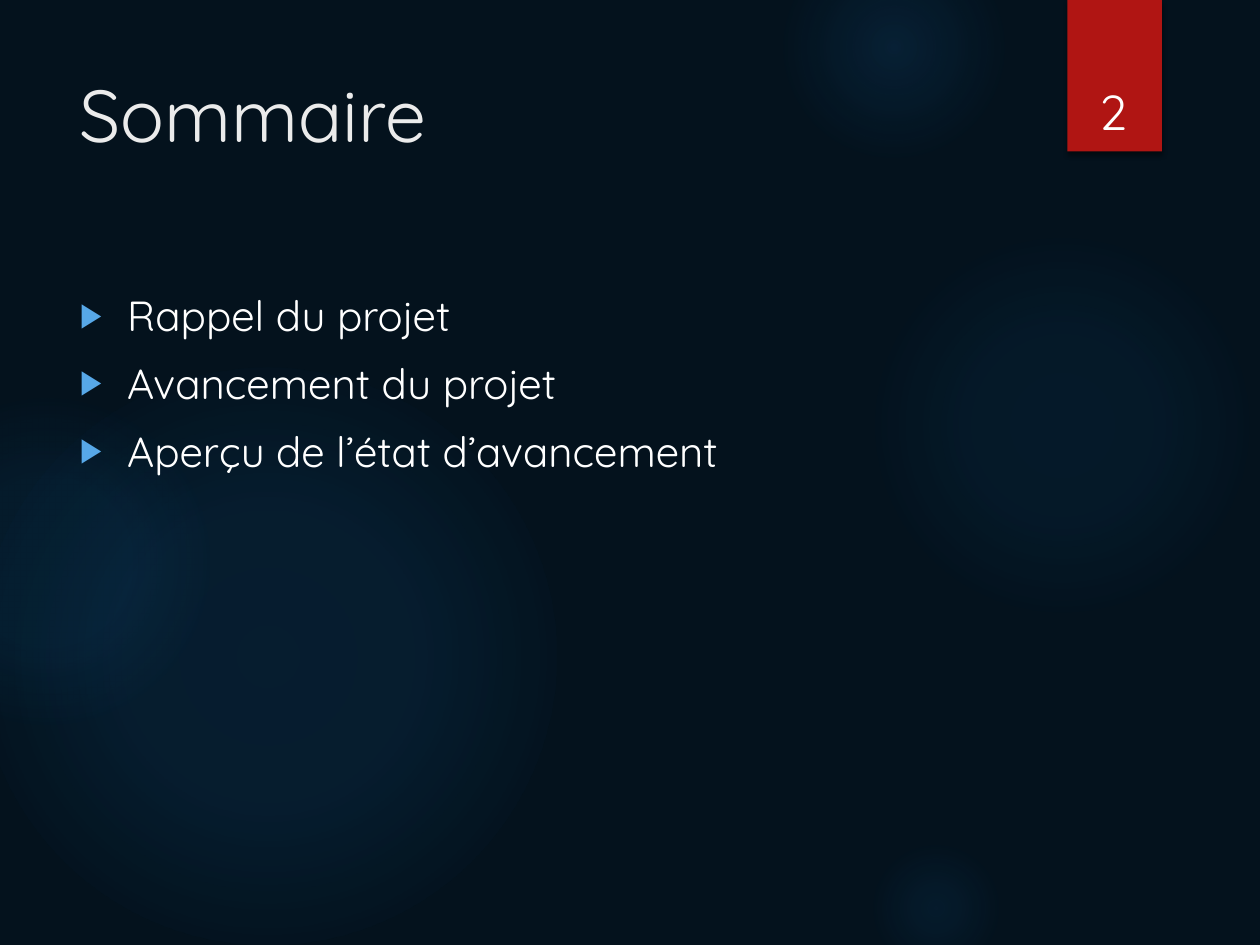
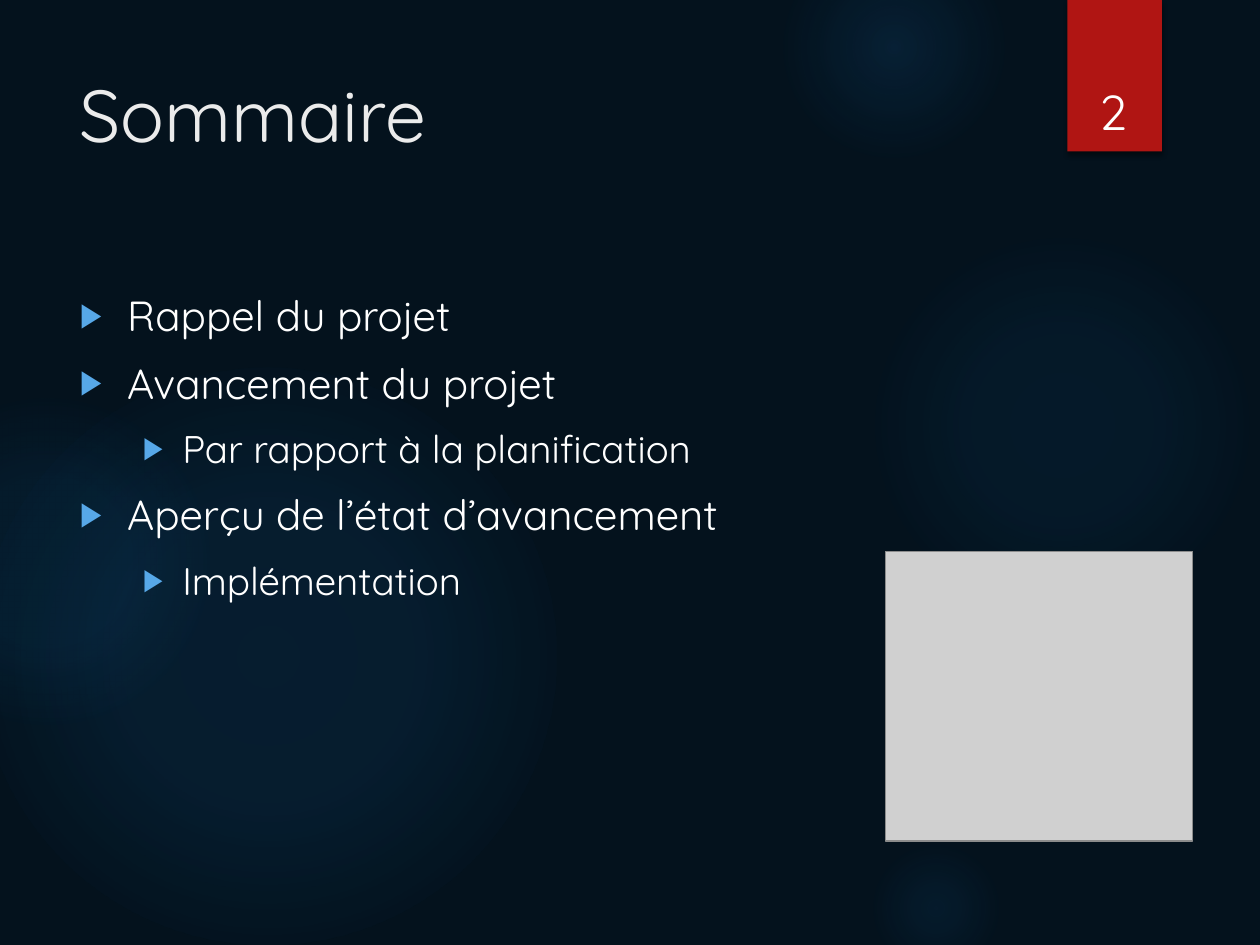
Before and after one commit to aroubaty/PDG_Project, a slide deck: slide 2 of Présentation/Présentation intermédiaire.pptx. Drawn at 1260x945 pixels with LibreOffice and Linux fonts; fonts in the diff are those of the drawing; grey boxes stand for pictures. Boxes give left, top, right and bottom in pixels: in the first picture for what was removed or moved away, otherwise in the second. Text is boxed around its words. In the diff, an @@ line names an element or a change of style, - is before the commit and + after.

```diff
--- a/Présentation/Présentation intermédiaire.pptx
+++ b/Présentation/Présentation intermédiaire.pptx
@@ text at <box>182,434,691,471</box>: paragraph added @@
+  ▶ Par rapport à la planification
@@ text at <box>182,566,461,603</box>: paragraph added @@
+  ▶ Implémentation
@@ picture added at <box>886,552,1193,842</box> @@
```
Also in this commit, not shown: 5 other slides changed.
